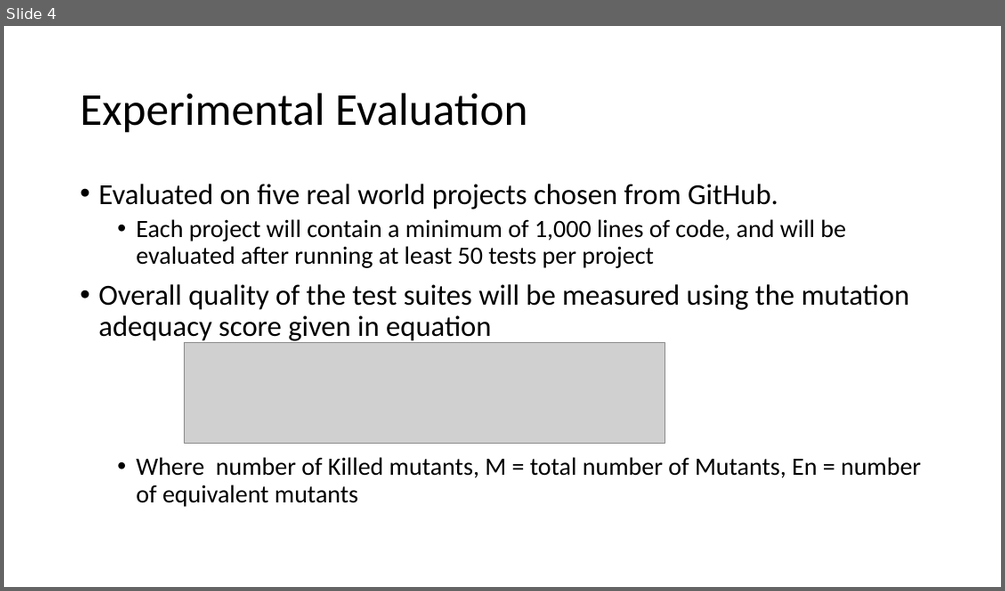
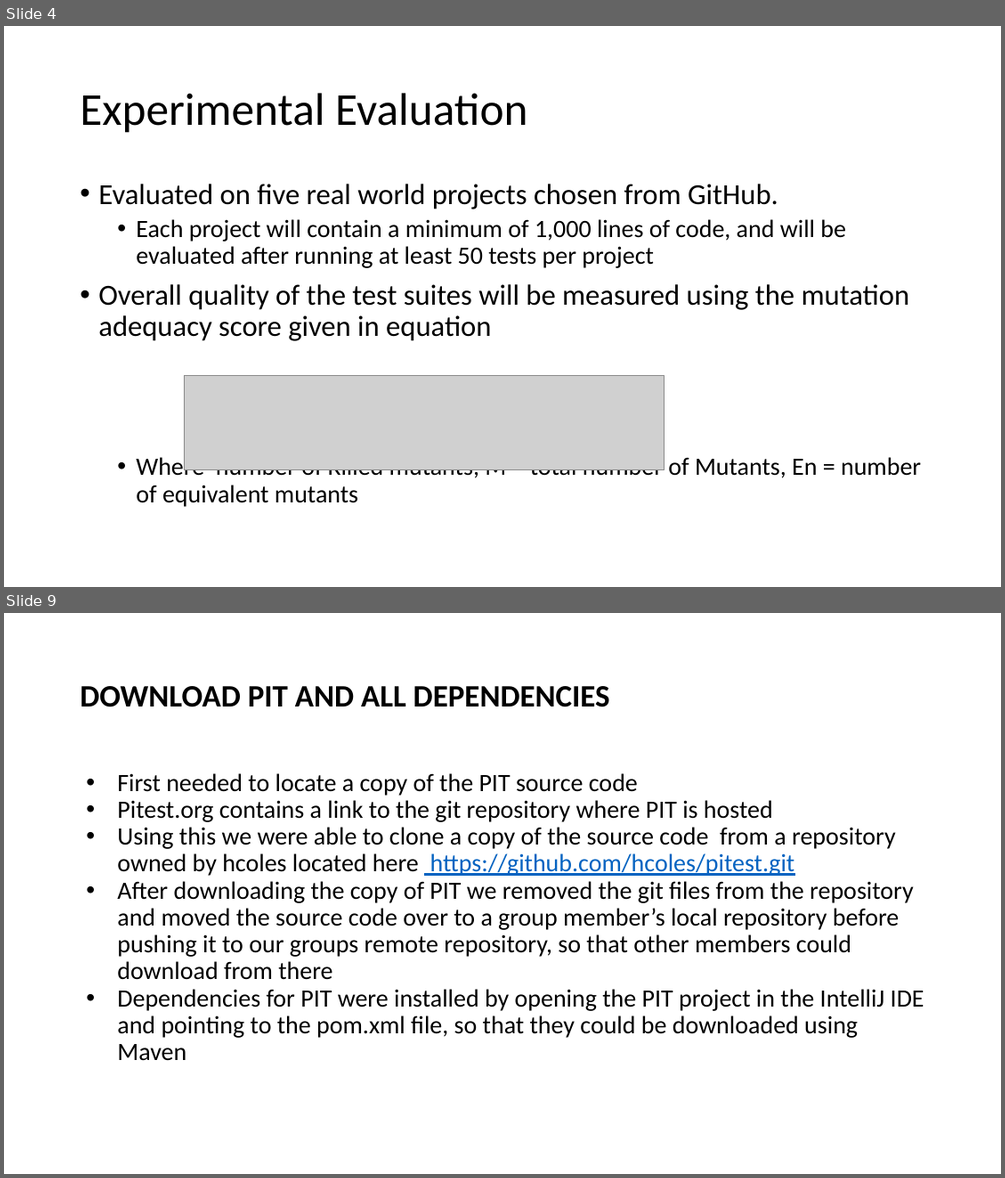
Before and after one commit to matthewbachelder/cs6367, a slide deck: Midterm_Presentation.pptx. Shown one above the other, each under a label of ours: slide 4 before the commit, slides 4 and 9 after it; the slides between them are not shown. The pictures are 1005x591 and 1005x1178 pixels, drawn with LibreOffice and Linux fonts; fonts in the diff are those of the drawing; grey boxes stand for pictures. Boxes give left, top, right and bottom in pixels: in the first picture for what was removed or moved away, otherwise in the second. Text is boxed around its words. In the diff, an @@ line names an element or a change of style, - is before the commit and + after.

```diff
--- a/Midterm_Presentation.pptx
+++ b/Midterm_Presentation.pptx
@@ slide 9 added at box(4, 613, 1001, 1174), background #FFFFFF @@
@@ title added at box(80, 686, 610, 707), 30 pt, text #000000, bold @@
+DOWNLOAD PIT AND ALL DEPENDENCIES
@@ text added at box(117, 773, 924, 1061), 24 pt, text #000000 @@
+• First needed to locate a copy of the PIT source code
+• Pitest.org contains a link to the git repository where PIT is hosted
+• Using this we were able to clone a copy of the source code from a repository owned by hcoles located here https://github.com/hcoles/pitest.git
+• After downloading the copy of PIT we removed the git files from the repository and moved the source code over to a group member’s local repository before pushing it to our groups remote repository, so that other members could download from there
+• Dependencies for PIT were installed by opening the PIT project in the IntelliJ IDE and pointing to the pom.xml file, so that they could be downloaded using Maven
@@ slide 4 changed as well @@
@@ text "Evaluated on five real world ..." at box(98, 184, 921, 507): less space between paragraphs @@
@@ picture: place and size @@
-picture at box(184, 342, 664, 443)
+picture at box(184, 376, 663, 469)
```
Also in this commit, not shown: 4 other slides changed, 8 other slides added.
